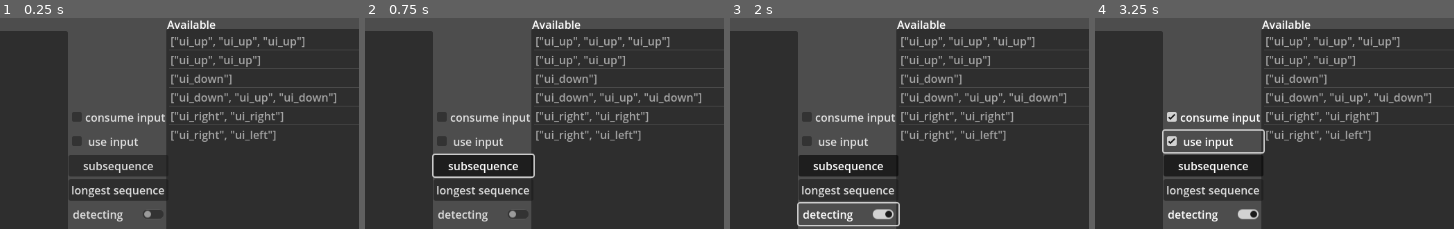
Above: before the commit, frames 1-4 (left to right).
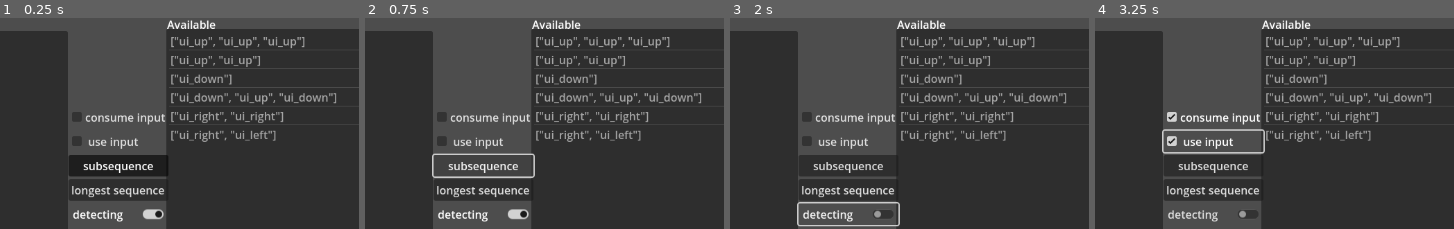
Above: after the commit, the same moments.

Repository: hilfazer/godot-projects
Game: Godot game, scene res://Control.tscn
Two runs of this game, one before a commit and one after it. Both use one fixed random seed, a clock stepped at 60 frames per second and the inputs below.
Inputs:
- Up to frame 1 (0.25 s): no input
- Up to frame 2 (0.75 s): click "subsequence" at 0.5 s
- Up to frame 3 (2 s): click "detecting" at 1.25 s
- Up to frame 4 (3.25 s): click "consume input" at 2 s; click "use input" at 2.75 s
The pictures show only the part of the screen within x 32-82%, y 1-51%; the shares and areas given below are measured in that part.

The runs differ from the first frame. In frame 1, 0.4% of the frame differs, in the area x 20-46%, y 69-97%; in frame 2, 2.7%, in the area x 19-47%, y 64-97%; in frame 3, 0.3%; in frame 4, 0.4%.

Commit message:
detector enabled by default

Diff:
--- a/godot4/InputSequences/Control.gd
+++ b/godot4/InputSequences/Control.gd
@@ -18,7 +18,7 @@
 
 func _enter_tree():
 	$"DetectorButtons".detectorSelected.connect( Callable(self, "setDetector") )
-	$"DetectorButtons/CheckEnabled".connect("toggled", Callable(self, "onDetectingToggled"))
+	$"DetectorButtons/CheckDetectorEnabled".connect("toggled", Callable(self, "onDetectingToggled"))
 
 
 func _input(event):
@@ -26,7 +26,7 @@
 		print( "pressed key keycode ", event.keycode )
 
 
-func setDetector( path ):
+func setDetector( path ) -> void:
 	await get_tree().process_frame
 	if m_detector:
 		m_detector.free()
@@ -41,7 +41,7 @@
 	$"DetectorButtons/CheckBoxConsume".toggled.connect( \
 		Callable(m_detector, "setConsumingInput") )
 
-	if $"DetectorButtons/CheckEnabled".button_pressed:
+	if $"DetectorButtons/CheckDetectorEnabled".button_pressed:
 		m_detector.enable( $"DetectorButtons/CheckBoxInputType".button_pressed )
 	else:
 		m_detector.disable()
@@ -62,11 +62,11 @@
 	m_detector.removeActions( ui_select )
 
 
-func onSequenceDetected( id : int ):
+func onSequenceDetected( id : int ) -> void:
 	$"PerformedSequences".add_item( str( m_sequences[id] ) )
 
 
-func onDetectingToggled( pressed ):
+func onDetectingToggled( pressed ) -> void:
 	if not is_instance_valid( m_detector ):
 		return
 
--- a/godot4/InputSequences/Control.tscn
+++ b/godot4/InputSequences/Control.tscn
@@ -83,6 +83,7 @@
 toggle_mode = true
 text = "longest sequence"
 
-[node name="CheckEnabled" type="CheckButton" parent="DetectorButtons"]
+[node name="CheckDetectorEnabled" type="CheckButton" parent="DetectorButtons"]
 layout_mode = 2
+button_pressed = true
 text = "detecting"
--- a/godot4/InputSequences/DetectorButtons.gd
+++ b/godot4/InputSequences/DetectorButtons.gd
@@ -3,7 +3,6 @@
 const LongestSequenceDetectorPath = "res://LongestSequenceDetector.tscn"
 const SubsequenceDetectorPath = "res://SubsequenceDetector.tscn"
 
-#warning-ignore:unused_signal
 signal detectorSelected( path )
 
 
@@ -14,12 +13,4 @@
 		Callable(self, "emit_signal").bind("detectorSelected", SubsequenceDetectorPath) )
 
 	emit_signal("detectorSelected", SubsequenceDetectorPath)
-#	var evmb := InputEventMouseButton.new()
-#	evmb.button_index = MOUSE_BUTTON_LEFT
-#	evmb.pressed = true
-#	$"ButtonSubsequence"._gui_input(evmb)
-#
-#	evmb = InputEventMouseButton.new()
-#	evmb.button_index = MOUSE_BUTTON_LEFT
-#	evmb.pressed = false
-#	$"ButtonSubsequence"._gui_input(evmb)
+	$"ButtonSubsequence".set_pressed_no_signal( true )
